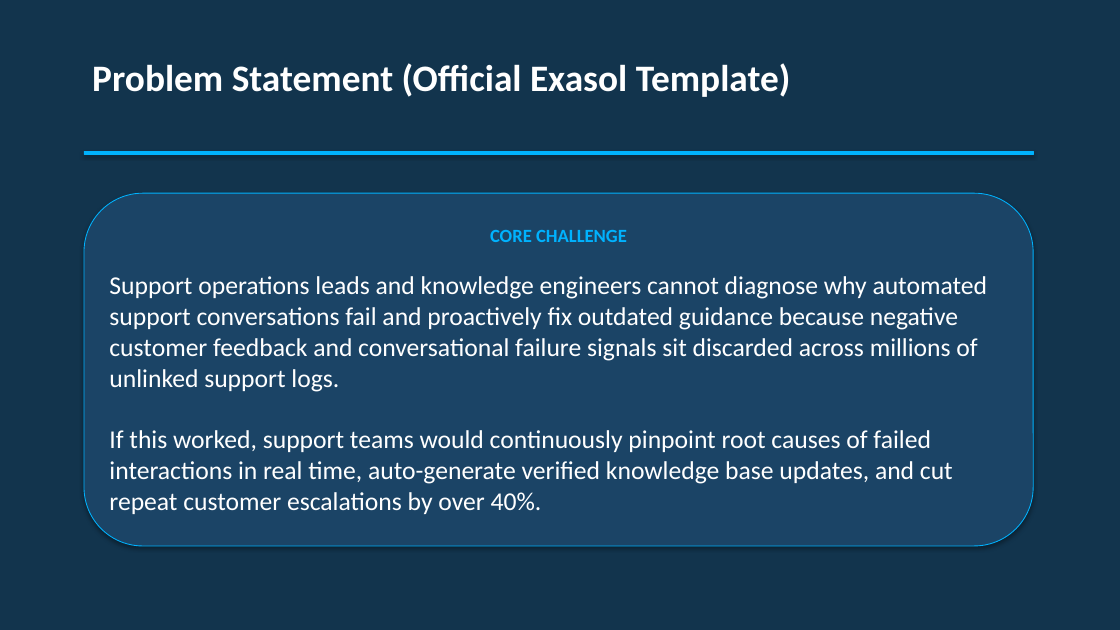
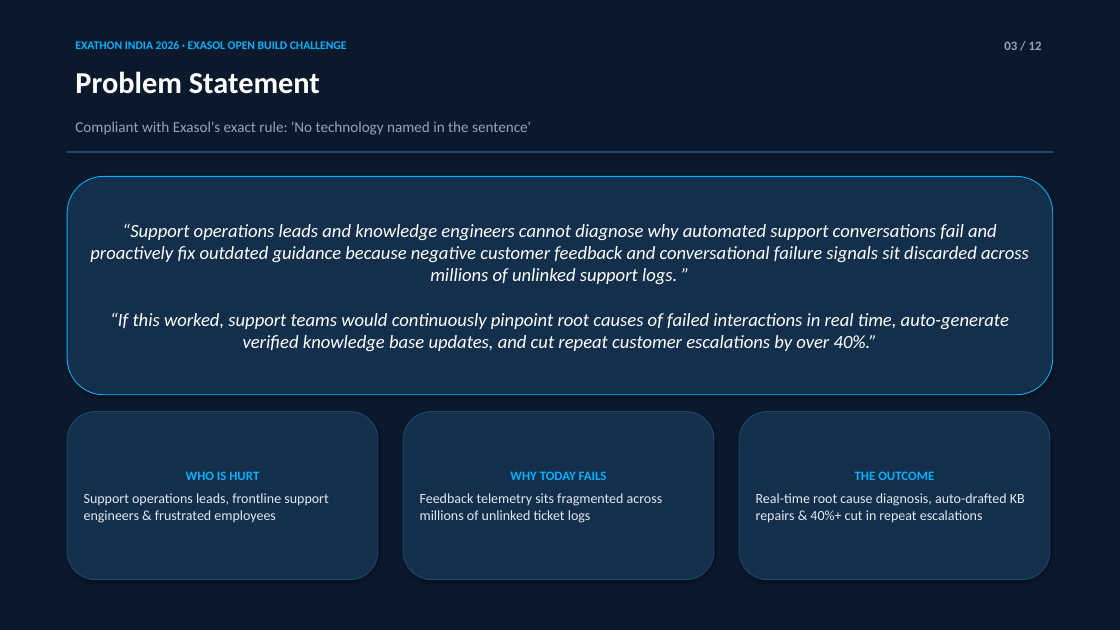
Before and after one commit to kavindon2007/fresh_works_kavin, a slide deck: slide 3 of pitch-deck/LoopCraft_Exathon_2026_Pitch_Deck.pptx. Drawn at 1120x630 pixels with LibreOffice and Linux fonts; fonts in the diff are those of the drawing. Boxes give left, top, right and bottom in pixels: in the first picture for what was removed or moved away, otherwise in the second. Text is boxed around its words. In the diff, an @@ line names an element or a change of style, - is before the commit and + after.

```diff
--- a/pitch-deck/LoopCraft_Exathon_2026_Pitch_Deck.pptx
+++ b/pitch-deck/LoopCraft_Exathon_2026_Pitch_Deck.pptx
@@ rectangle at bbox=[0, 0, 1120, 630]: fill #12344D to #0B192C; outline #12344D 0.75 pt to #0B192C 0.75 pt @@
@@ text added at bbox=[75, 41, 347, 49], 10 pt, text #00B2FE, bold @@
+EXATHON INDIA 2026 · EXASOL OPEN BUILD CHALLENGE
@@ text added at bbox=[1004, 41, 1042, 50], 11 pt, text #94A3B8, bold @@
+03 / 12
@@ text at bbox=[75, 71, 320, 94]: text changed; size 32 to 26 pt @@
-Problem Statement (Official Exasol Template)
+Problem Statement
@@ text added at bbox=[75, 121, 531, 135], 13 pt, text #94A3B8 @@
+Compliant with Exasol's exact rule: 'No technology named in the sentence'
@@ rounded rectangle "“Support operations leads and knowledge ...": place and size @@
-rounded rectangle "“Support operations leads and knowledge ..." at bbox=[84, 193, 1033, 546]
+rounded rectangle "“Support operations leads and knowledge ..." at bbox=[67, 176, 1053, 395]
@@ rounded rectangle "“Support operations leads and knowledge ..." at bbox=[67, 176, 1053, 395]: fill #1B4466 to #132F4C @@
@@ rectangle: place and size @@
-rectangle at bbox=[84, 151, 1033, 155]
+rectangle at bbox=[67, 151, 1053, 153]
@@ rectangle at bbox=[67, 151, 1053, 153]: fill #00B2FE to #1E4976; outline #00B2FE 0.75 pt to #1E4976 0.75 pt @@
@@ text in rounded rectangle at bbox=[90, 223, 1029, 351]: text changed; size 22 to 16 pt; italic on @@
-CORE CHALLENGE
-Support operations leads and knowledge engineers cannot diagnose why automated support conversations fail and proactively fix outdated guidance because negative customer feedback and conversational failure signals sit discarded across millions of unlinked support logs.
-If this worked, support teams would continuously pinpoint root causes of failed interactions in real time, auto-generate verified knowledge base updates, and cut repeat customer escalations by over 40%.
+“Support operations leads and knowledge engineers cannot diagnose why automated support conversations fail and proactively fix outdated guidance because negative customer feedback and conversational failure signals sit discarded across millions of unlinked support logs. ”
+“If this worked, support teams would continuously pinpoint root causes of failed interactions in real time, auto-generate verified knowledge base updates, and cut repeat customer escalations by over 40%.”
@@ rounded rectangle added at bbox=[67, 412, 378, 580], fill #132F4C, outline #1E4976 0.75 pt, 12 pt, text #E2E8F0 @@
+WHO IS HURT
+Support operations leads, frontline support engineers & frustrated employees
@@ rounded rectangle added at bbox=[403, 412, 714, 580], fill #132F4C, outline #1E4976 0.75 pt, 12 pt, text #E2E8F0 @@
+WHY TODAY FAILS
+Feedback telemetry sits fragmented across millions of unlinked ticket logs
@@ rounded rectangle added at bbox=[739, 412, 1050, 580], fill #132F4C, outline #1E4976 0.75 pt, 12 pt, text #E2E8F0 @@
+THE OUTCOME
+Real-time root cause diagnosis, auto-drafted KB repairs & 40%+ cut in repeat escalations
```
Also in this commit, not shown: 1 other slide changed, 10 slides added, 9 slides removed, 3 other files.
